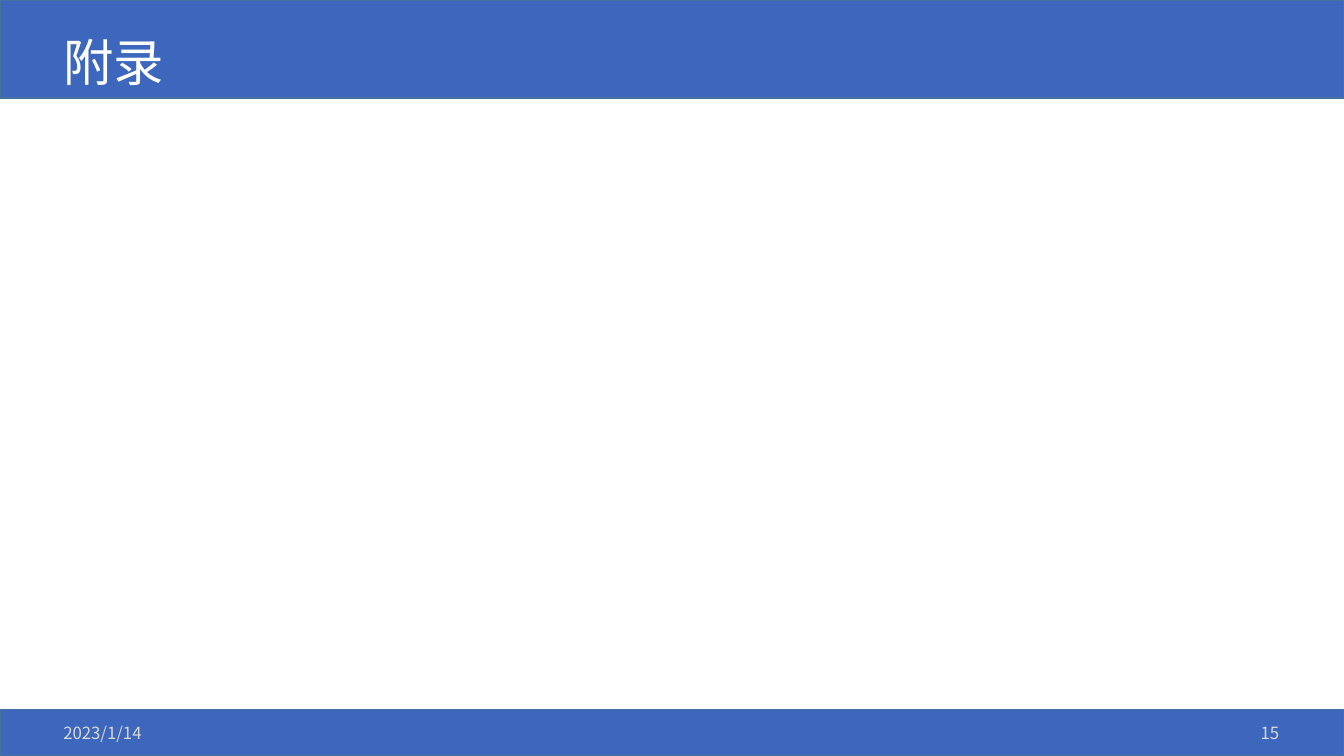
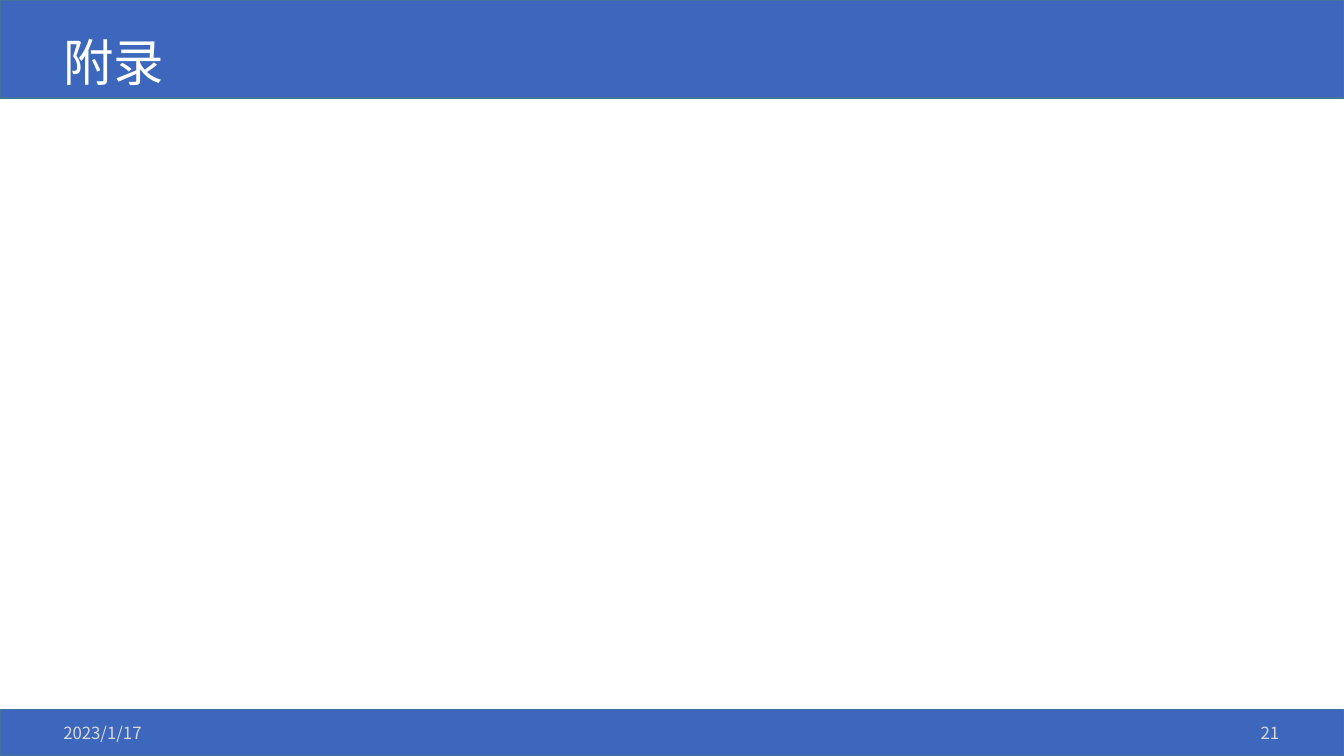
Before and after one commit to yuansicheng/bes3_add_layer, a slide deck: slide 21 of bes3_n0_source.pptx (slide 15 before the commit). Drawn at 1344x756 pixels with LibreOffice and Linux fonts; fonts in the diff are those of the drawing; grey boxes stand for pictures; background and template pictures are left out. Boxes give left, top, right and bottom in pixels: in the first picture for what was removed or moved away, otherwise in the second. Text is boxed around its words. In the diff, an @@ line names an element or a change of style, - is before the commit and + after.

```diff
--- a/bes3_n0_source.pptx
+++ b/bes3_n0_source.pptx
@@ text at (63,726,141,742): text changed @@
-2023/1/14
+2023/1/17
@@ page number at (1261,726,1280,739): text changed @@
-15
+21
```
Also in this commit, not shown: 11 other slides changed, 6 slides added, 37 other files.
